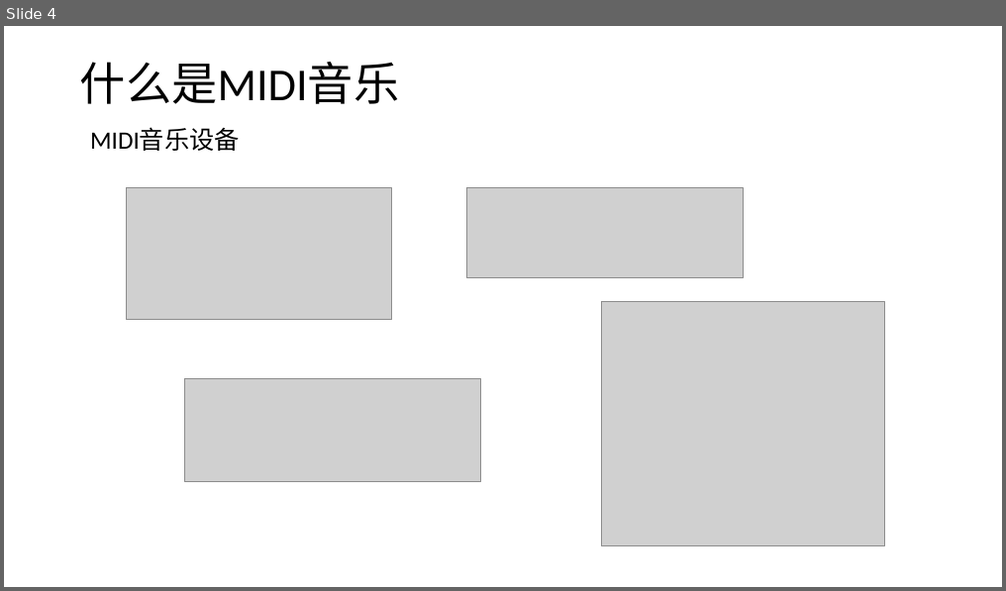
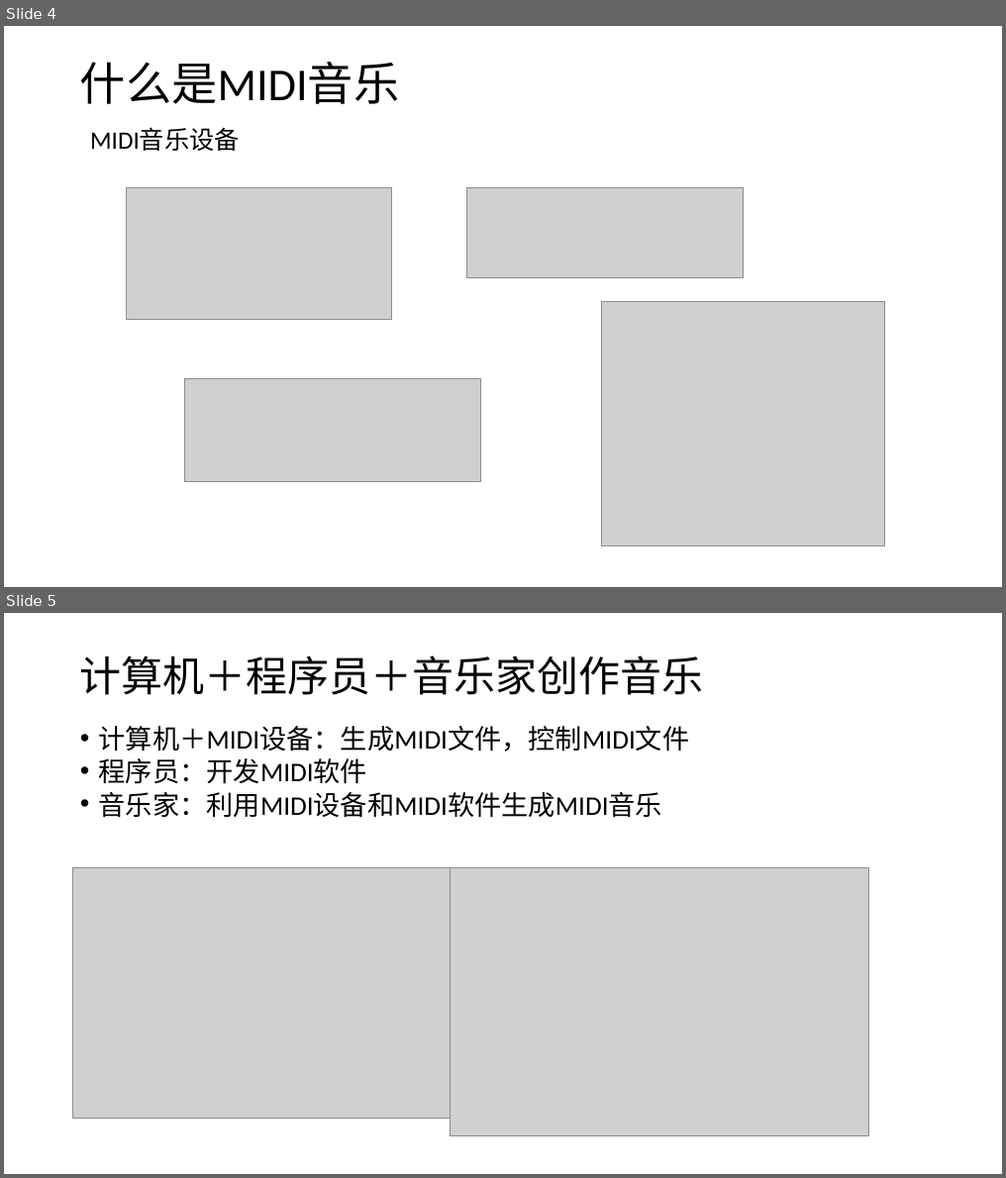
Before and after one commit to huntercao/shared_files, a slide deck: midi/docs/ppt/midi_introduction.pptx. Shown one above the other, each under a label of ours: slide 4 before the commit, slides 4 and 5 after it. The pictures are 1006x591 and 1006x1178 pixels, drawn with LibreOffice and Linux fonts; fonts in the diff are those of the drawing; grey boxes stand for pictures. Boxes give left, top, right and bottom in pixels: in the first picture for what was removed or moved away, otherwise in the second. Text is boxed around its words. In the diff, an @@ line names an element or a change of style, - is before the commit and + after.

```diff
--- a/midi/docs/ppt/midi_introduction.pptx
+++ b/midi/docs/ppt/midi_introduction.pptx
@@ slide 5 added at [4, 613, 1002, 1174], background #FFFFFF @@
@@ title added at [80, 656, 703, 695], 40 pt, text #000000 @@
+计算机＋程序员＋音乐家创作音乐
@@ text added at [99, 726, 690, 818], 25.9 pt, text #000000 @@
+• 计算机＋MIDI设备：生成MIDI文件，控制MIDI文件
+• 程序员：开发MIDI软件
+• 音乐家：利用MIDI设备和MIDI软件生成MIDI音乐
@@ picture added at [73, 868, 450, 1118] @@
@@ picture added at [450, 868, 868, 1137] @@
```
Also in this commit, not shown: 1 slide changed, 6 other slides added.
